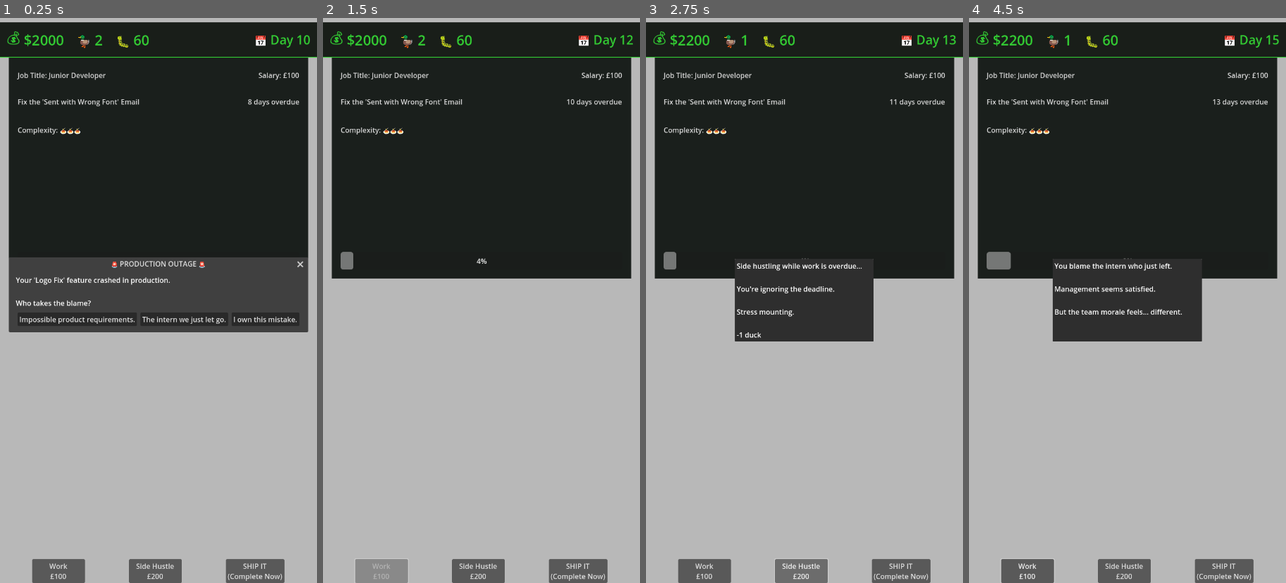
Above: before the commit, frames 1-4 (left to right).
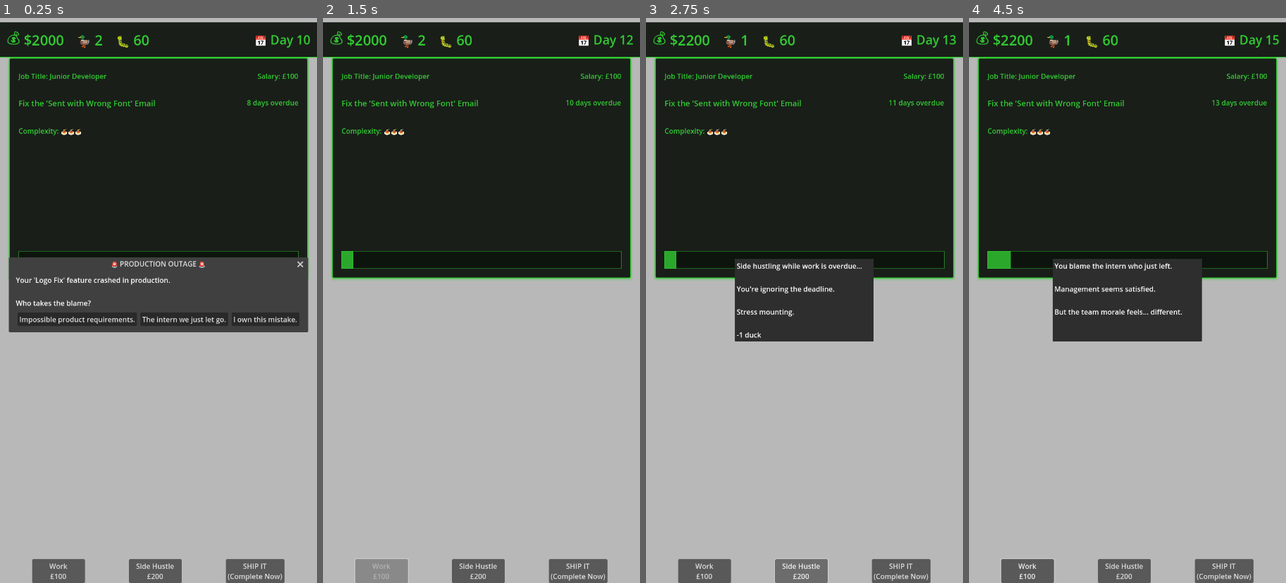
Above: after the commit, the same moments.

Repository: lmchoi/alt-f-this
Game: Godot game, scene res://scenes/game_ui.tscn
Same seed, same stepped clock (60 frames per second), same inputs: the game is played once before the commit and once after it.
Inputs:
- Up to frame 1 (0.25 s): no input
- Up to frame 2 (1.5 s): click "The intern we just let go." at 0.5 s; click "Work £100" at 1.25 s
- Up to frame 3 (2.75 s): click "Side Hustle £200" at 2 s
- Up to frame 4 (4.5 s): click "SHIP IT (Complete Now)" at 2.75 s; click "Work £100" at 3.5 s; click "The intern we just let go." at 4.25 s

The runs differ from the first frame. In frame 1, 1.7% of the frame differs, in the area x 2-98%, y 7-46%; in frame 2, 2.4%, in the area x 2-98%, y 7-47%; in frame 3, 2.2%; in frame 4, 2.2%.

Commit message:
Restyle the task panel

Diff:
--- a/scenes/task_panel.tscn
+++ b/scenes/task_panel.tscn
@@ -1,14 +1,42 @@
-[gd_scene load_steps=2 format=3 uid="uid://ctask_panel"]
+[gd_scene load_steps=5 format=3 uid="uid://ctask_panel"]
 
 [ext_resource type="Script" path="res://scenes/task_panel.gd" id="1_task_panel"]
 
+[sub_resource type="StyleBoxFlat" id="StyleBoxFlat_task_panel"]
+bg_color = Color(0.1, 0.12, 0.1, 1)
+border_width_left = 2
+border_width_top = 2
+border_width_right = 2
+border_width_bottom = 2
+border_color = Color(0.2, 0.8, 0.2, 1)
+corner_radius_top_left = 4
+corner_radius_top_right = 4
+corner_radius_bottom_right = 4
+corner_radius_bottom_left = 4
+shadow_color = Color(0.2, 0.8, 0.2, 0.3)
+shadow_size = 4
+shadow_offset = Vector2(0, 2)
+
+[sub_resource type="StyleBoxFlat" id="StyleBoxFlat_progress_bg"]
+bg_color = Color(0.05, 0.08, 0.05, 1)
+border_width_left = 1
+border_width_top = 1
+border_width_right = 1
+border_width_bottom = 1
+border_color = Color(0.2, 0.8, 0.2, 0.6)
+
+[sub_resource type="StyleBoxFlat" id="StyleBoxFlat_progress_fill"]
+bg_color = Color(0.2, 0.8, 0.2, 0.8)
+border_width_left = 1
+border_width_top = 1
+border_width_right = 1
+border_width_bottom = 1
+border_color = Color(0.2, 0.8, 0.2, 1)
+
 [node name="TaskPanel" type="PanelContainer"]
 custom_minimum_size = Vector2(0, 500)
+theme_override_styles/panel = SubResource("StyleBoxFlat_task_panel")
 script = ExtResource("1_task_panel")
-
-[node name="ColorRect" type="ColorRect" parent="."]
-layout_mode = 2
-color = Color(0.101961, 0.121569, 0.109804, 1)
 
 [node name="MarginContainer" type="MarginContainer" parent="."]
 layout_mode = 2
@@ -27,13 +55,13 @@
 [node name="JobTitleLabel" type="Label" parent="MarginContainer/Container/JobContainer"]
 layout_mode = 2
 size_flags_horizontal = 3
-theme_override_colors/font_color = Color(0.847059, 0.847059, 0.847059, 1)
+theme_override_colors/font_color = Color(0.2, 0.8, 0.2, 1)
 text = "Job Title: Junior Developer"
 
 [node name="SalaryLabel" type="Label" parent="MarginContainer/Container/JobContainer"]
 unique_name_in_owner = true
 layout_mode = 2
-theme_override_colors/font_color = Color(0.847059, 0.847059, 0.847059, 1)
+theme_override_colors/font_color = Color(0.2, 0.8, 0.2, 1)
 text = "Salary: £100"
 
 [node name="HSeparator" type="HSeparator" parent="MarginContainer/Container"]
@@ -55,15 +83,15 @@
 custom_minimum_size = Vector2(500, 60)
 layout_mode = 2
 size_flags_horizontal = 0
-theme_override_colors/font_color = Color(0.847059, 0.847059, 0.847059, 1)
-theme_override_colors/font_outline_color = Color(1, 1, 1, 1)
+theme_override_colors/font_color = Color(0.2, 0.8, 0.2, 1)
+theme_override_font_sizes/font_size = 18
 text = "TASK: Fix CEO's PowerPoint"
 autowrap_mode = 3
 
 [node name="ComplexityLabel" type="Label" parent="MarginContainer/Container/HBoxContainer/TaskInfo"]
 unique_name_in_owner = true
 layout_mode = 2
-theme_override_colors/font_color = Color(0.847059, 0.847059, 0.847059, 1)
+theme_override_colors/font_color = Color(0.2, 0.8, 0.2, 1)
 text = "Complexity: 🍝"
 
 [node name="DeadlineLabel" type="Label" parent="MarginContainer/Container/HBoxContainer"]
@@ -71,8 +99,7 @@
 layout_mode = 2
 size_flags_horizontal = 3
 size_flags_vertical = 0
-theme_override_colors/font_color = Color(0.847059, 0.847059, 0.847059, 1)
-theme_override_colors/font_outline_color = Color(1, 1, 1, 1)
+theme_override_colors/font_color = Color(0.2, 0.8, 0.2, 1)
 text = "Due in 5 days"
 horizontal_alignment = 2
 
@@ -81,4 +108,7 @@
 custom_minimum_size = Vector2(0, 40)
 layout_mode = 2
 size_flags_vertical = 1
-theme_override_colors/font_outline_color = Color(1, 1, 1, 1)
+theme_override_colors/font_color = Color(0.2, 0.8, 0.2, 1)
+theme_override_styles/background = SubResource("StyleBoxFlat_progress_bg")
+theme_override_styles/fill = SubResource("StyleBoxFlat_progress_fill")
+show_percentage = false
